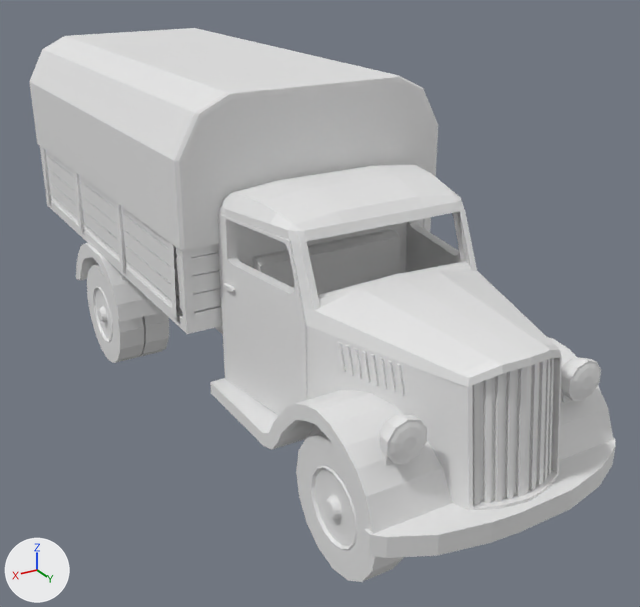
What one commit did to the FBX model assets/models/vehicle/truck/opel-blitz/model.fbx.
Before and after are seen from a camera (50 mm lens) standing at (6.43, 9.5, 6.69) and looking at (1.07, 0.57, 2.22). Every picture has the same lights, and +X, +Y and +Z are marked at lower left. Where no turn or scale is listed for an object, it has been applied to the vertices. Vertices at the same position are counted once.
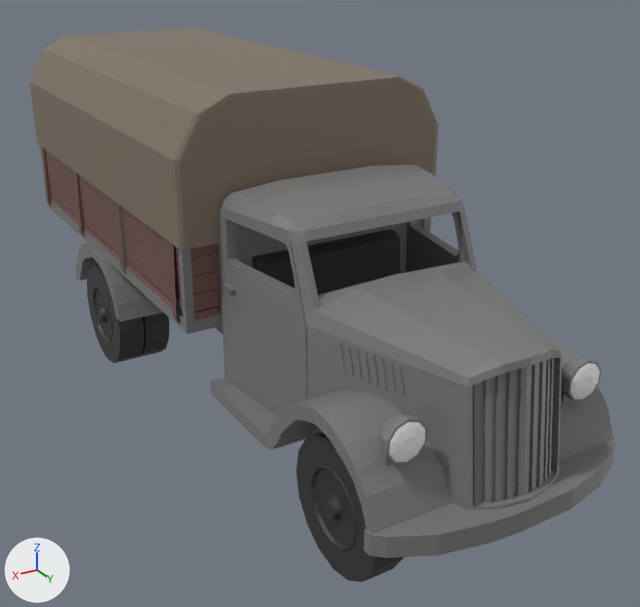
Changed parts and their boxes [x1, y1, x2, y2] in the pictures (640 x 607 px):
'Cube.006', recoloured
    both: [221, 215, 307, 415]
'Cube.002', recoloured (grey to black)
    both: [296, 432, 404, 582]
'Cube.001', recoloured (grey to black)
    both: [87, 264, 169, 363]
'Cube.005', recoloured (grey to black)
    both: [405, 212, 466, 273]
'Cylinder.004', recoloured (white to grey)
    both: [379, 415, 427, 466]
'Cylinder.001', recoloured (white to grey)
    both: [561, 357, 601, 404]
part 1 of me_cube_027, recoloured (grey to black)
    both: [252, 229, 400, 295]
part 2 of me_cube_027, recoloured (white to grey)
    both: [40, 75, 616, 558]
part 3 of me_cube_027, recoloured (white to brown)
    both: [29, 28, 395, 250]
part 4 of me_cube_027, recoloured (grey to brown)
    both: [174, 75, 438, 250]
part 5 of me_cube_027, recoloured (grey to brown)
    both: [41, 147, 424, 323]

What changed in the scene script:
```text
Add mat_black:
    mat_black = principled_material('black')
    mat_black.base_color = (0.0331, 0.0331, 0.0331)  # black #333333
Add mat_gray:
    mat_gray = principled_material('gray')
    mat_gray.base_color = (0.195, 0.195, 0.195)  # grey #7a7a7a
Add mat_green:
    mat_green = principled_material('green')
    mat_green.base_color = (0.212, 0.165, 0.122)  # brown #7f7162
Add mat_dark_gray:
    mat_dark_gray = principled_material('dark.gray')
    mat_dark_gray.base_color = (0.133, 0.133, 0.133)  # dark grey #666666
Add mat_brown:
    mat_brown = principled_material('brown')
    mat_brown.base_color = (0.162, 0.0782, 0.0648)  # brown #704f48
Change me_cube_029:
    where me_cube_029.from_pydata(...)  # 320 vertices, 236 faces; spans x -0.563..0.223, y -0.721..0.721, z -0.721..0.721
    remove me_cube_029.materials.append(mat_opel_material)  # white #e7e7e7
    add me_cube_029.materials.append(mat_black)  # black #333333
Change me_cylinder_001:
    where me_cylinder_001.from_pydata(...)  # 56 vertices, 48 faces; spans x -0.209..0.209, y -0.054..0.219, z -0.369..0.219
    remove me_cylinder_001.materials.append(mat_opel_material)  # white #e7e7e7
    add me_cylinder_001.materials.append(mat_gray)  # grey #7a7a7a
Change me_cylinder_000:
    where me_cylinder_000.from_pydata(...)  # 56 vertices, 48 faces; spans x -0.209..0.209, y -0.054..0.219, z -0.369..0.219
    remove me_cylinder_000.materials.append(mat_opel_material_001)  # white #e7e7e7
    add me_cylinder_000.materials.append(mat_gray)  # grey #7a7a7a
Change me_cube_030:
    where me_cube_030.from_pydata(...)  # 256 vertices, 200 faces; spans x -0.186..0.223, y -0.721..0.721, z -0.721..0.721
    remove me_cube_030.materials.append(mat_opel_material)  # white #e7e7e7
    add me_cube_030.materials.append(mat_black)  # black #333333
Change me_cube_002:
    where me_cube_002.from_pydata(...)  # 78 vertices, 49 faces; spans x -0.24..0.13, y -1.44..0.03, z -0.75..1.27
    remove me_cube_002.materials.append(mat_opel_material)  # white #e7e7e7
    add me_cube_002.materials.append(mat_gray)  # grey #7a7a7a
Change me_cube_003:
    where me_cube_003.from_pydata(...)  # 78 vertices, 49 faces; spans x -0.13..0.23, y -1.44..0.03, z -0.75..1.27
    remove me_cube_003.materials.append(mat_opel_material_001)  # white #e7e7e7
    add me_cube_003.materials.append(mat_gray)  # grey #7a7a7a
Change me_cube_027:
    where me_cube_027.from_pydata(...)  # 2504 vertices, 1391 faces; spans x -1.92..1.55, y -3.86..5.76, z -1.11..2.69
    used by ob_cube_000; location = (1.58, -0.91, 2.4)
    me_cube_027 part 1: all 9 faces centred in x -1.12..0.75, y 2.17..2.87, z -0.12..0.9 switch from mat_opel_material (white #e7e7e7) to mat_black (black #333333)
    me_cube_027 part 2: 1073 of the faces centred in x -1.92..1.55, y -3.81..5.75, z -1.11..2.68 switch from mat_opel_material (white #e7e7e7) to mat_gray (grey #7a7a7a)
    me_cube_027 part 3: 55 of the faces centred in x -1.86..1.54, y -3.84..-0.04, z 1.47..2.69 switch from mat_opel_material (white #e7e7e7) to mat_green (brown #7f7162)
    me_cube_027 part 4: 47 of the faces centred in x -1.84..1.52, y 0.94..2.04, z 1.49..2.65 switch from mat_opel_material (white #e7e7e7) to mat_green (brown #7f7162)
    me_cube_027 part 5: 206 of the faces centred in x -1.86..1.54, y -3.76..1.98, z 0.17..2.6 switch from mat_opel_material (white #e7e7e7) to mat_brown (brown #704f48)
    add me_cube_027.materials.append(mat_dark_gray)  # dark grey #666666
```
